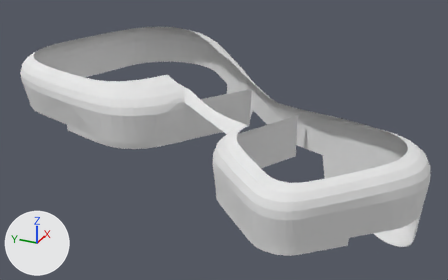
The OBJ model Source/Data/findlinge/findlingI&V_mantel.obj, before and after one commit.
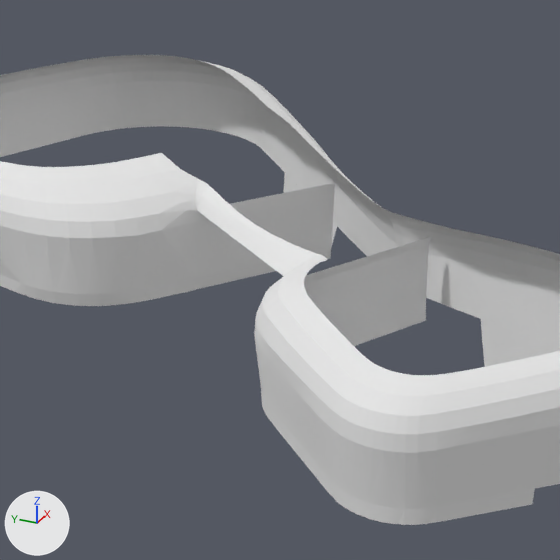
There are two pictures of each version: one whole from a camera (50 mm lens) standing at (145.0, 62.3, 37.3) and looking at (222.9, 97.4, -1.6), one close up on the part from 20% to 81% of the width and 0% to 97% of the height. The axes (+X, +Y, +Z) are drawn at lower left. The lights are the same throughout. Where no turn or scale is listed for an object, it has been applied to the vertices.

Objects in the first close-up: 'findlingI&V_mantel'.
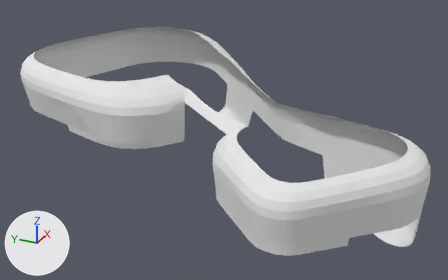
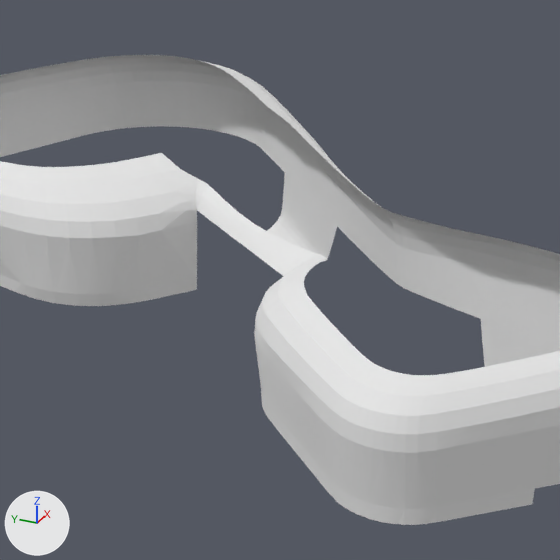
Pixel boxes [x1, y1, x2, y2] of what changed, in the close-ups (560 x 560 px; the box of a moved part takes in the faces that stretch with it):
part 1 of me_findlingi_v_mantel, moved or reshaped: before [263, 135, 310, 192]; after [263, 135, 317, 209]
part 2 of me_findlingi_v_mantel, deleted: before [197, 183, 335, 289]
part 3 of me_findlingi_v_mantel, deleted: before [304, 237, 432, 346]

The change in detail:
me_findlingi_v_mantel is used by ob_findlingi_v_mantel; location (0.0, 0.0, 0.0).
me_findlingi_v_mantel had 5102 vertices, 9384 faces and spanned x 196.3..249.8, y 66.5..133.7, z -5.8..8.3.
me_findlingi_v_mantel now has 5060 vertices, 9318 faces and spans x 196.3..249.8, y 66.5..133.7, z -5.8..8.3.
Part 1, on me_findlingi_v_mantel:
2 vertices are removed from x 238.1..240.5, y 102.2..104.3, z 0.3.
6 faces are deleted.
5 new faces join them.
Part 2, on me_findlingi_v_mantel:
14 vertices are removed from x 222.6..227.5, y 94.7..98.4, z -0.7..5.5.
24 faces are deleted.
Part 3, on me_findlingi_v_mantel:
18 vertices are removed from x 215.0..220.3, y 85.0..88.1, z -0.7..5.5.
32 faces are deleted.
